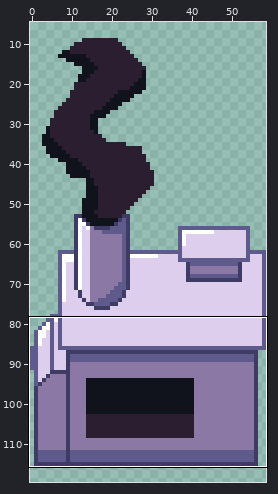
Pixel-art file: Incinerator/Incinerator.aseprite. The first picture is a wide view before the edit; the outline marks the close-up.
Close-up. As it was:
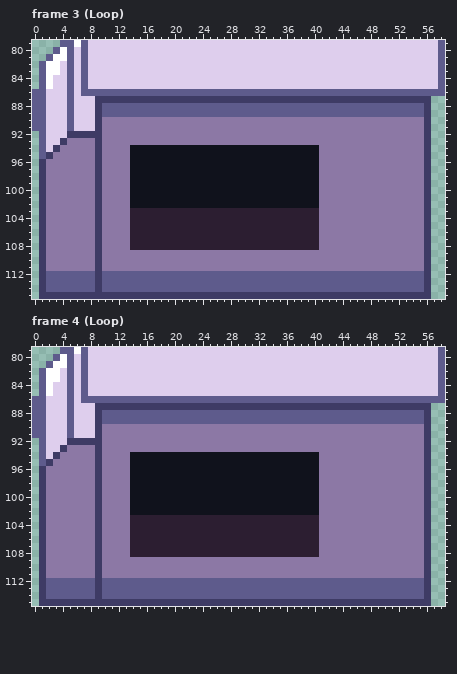
70x116 pixels, 10 frames. Shown: frame 3 (Loop): x 0..58, y 79..115; frame 4 (Loop): x 0..58, y 79..115. The old version is drawn lined up with the new one, on the new canvas. The wide view leaves out empty margins. The commit also changed other frames or places, which this record leaves out.
After:
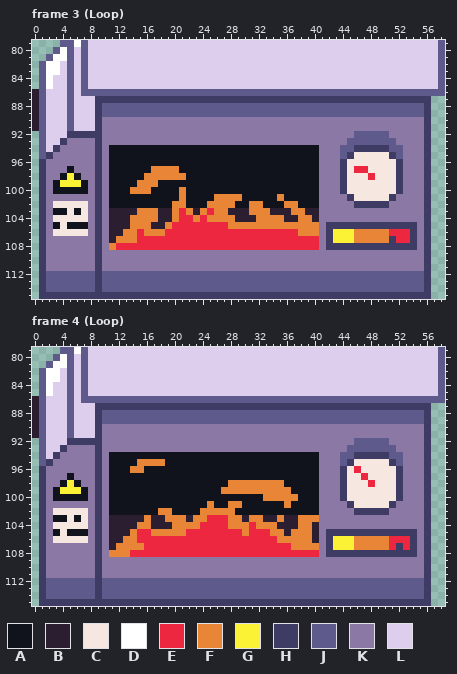
Palette (. is transparent): A #10121c  B #2c1e31  C #f6e8e0  D #ffffff  E #ec273f  F #e98537  G #fbf236  H #3e3b65  J #5e5b8c  K #8c78a5  L #deceed
Author's note on the commit: commit_12/22/2020 updated Incinerator, Fire animation there is a placeholder
Diff:
canvas 70x116 -> 59x124, the old top-left corner now at -11,0 (the part of the old canvas that was cut away was empty and is not shown)
Changed rows in their new state; - is an unchanged pixel.
Frame 3 (Loop):
first column x 0:
 86 B------------------------------------------------------
 87 B------------------------------------------------------
 88 B------------------------------------------------------
 89 B------------------------------------------------------
 90 B------------------------------------------------------
 91 B------------------------------------------------------
 92 ----------------------------------------------JJJJJ----
 93 ---------------------------------------------JJJJJJJ---
 94 -----------AAA------------------------------JJHHHHHJJ--
 95 -----------AAA------------------------------JHCCCCCHJ--
 96 -----------AAA------------------------------HCCCCCCCH--
 97 -----A-----AAA---FFFF-----------------------HCEECCCCH--
 98 ----AGA----AAA--FFFFFF----------------------HCCCECCCH--
 99 ---AGGGA---AAA-FFF--------------------------HCCCCCCCH--
100 ---AAAAA---AAAFFF----F----------------------HCCCCCCCH--
101 -----------AAA-------F----FFFF-----F---------HCCCCCH---
102 ---CCCCC---AAA------FF---FFFF--FF---FF--------HHHHH----
103 ---AACAC---BBB-FFF--FEF-FEFF---FFF---FF----------------
104 ---CCCCC---BBBFFFF--FEEFEFFFF---FFFF--FF---------------
105 ---ACAAA---BBBFFF--FEEEEEEEEFFFFFFFFFFFFF-HHHHHHHHHHHHH
106 ---CCCCC---BBFFEFFFEEEEEEEEEEEEEEEEEEEFFF-HGGGFFFFFEEEH
107 -----------BFFFEEEEEEEEEEEEEEEEEEEEEEEEEE-HGGGFFFFFHEEH
108 -----------FEEEEEEEEEEEEEEEEEEEEEEEEEEEEE-HHHHHHHHHHHHH
Frame 4 (Loop):
first column x 0:
 86 B------------------------------------------------------
 87 B------------------------------------------------------
 88 B------------------------------------------------------
 89 B------------------------------------------------------
 90 B------------------------------------------------------
 91 B------------------------------------------------------
 92 ----------------------------------------------JJJJJ----
 93 ---------------------------------------------JJJJJJJ---
 94 -----------AAA------------------------------JJHHHHHJJ--
 95 -----------AAA-FFFF-------------------------JHCCCCCHJ--
 96 -----------AAAFF----------------------------HCECCCCCH--
 97 -----A-----AAA------------------------------HCCECCCCH--
 98 ----AGA----AAA--------------FFFFFFFF--------HCCCECCCH--
 99 ---AGGGA---AAA-------------FFFFFFFFFF-------HCCCCCCCH--
100 ---AAAAA---AAA-------------------FFFFF------HCCCCCCCH--
101 -----------AAA-----------F--FF------F--------HCCCCCH---
102 ---CCCCC---AAA----FF----FFFFF-----------------HHHHH----
103 ---AACAC---BBB--F--FFF-FFEEEFF-FF--F--FFF--------------
104 ---CCCCC---BBB-FF---FFFFEEEEFFFEFFF---FF---------------
105 ---ACAAA---BBBFEEFFFFFEEEEEEEEFEEEFF-FFF--HHHHHHHHHHHHH
106 ---CCCCC---BBFFEEEEEEEEEEEEEEEEEEEEFFFFF--HGGGFFFFFEEEH
107 -----------BFFFFEEEEEEEEEEEEEEEEEEEEEFFFF-HGGGFFFFFEHEH
108 -----------FFFEEEEEEEEEEEEEEEEEEEEEEEEEEE-HHHHHHHHHHHHH
Changed places in both close-ups, as pixel boxes (x1, y1, x2, y2):
changed: (32, 89, 39, 131)
changed: (53, 131, 417, 250)
changed: (32, 396, 39, 438)
changed: (53, 438, 417, 557)
